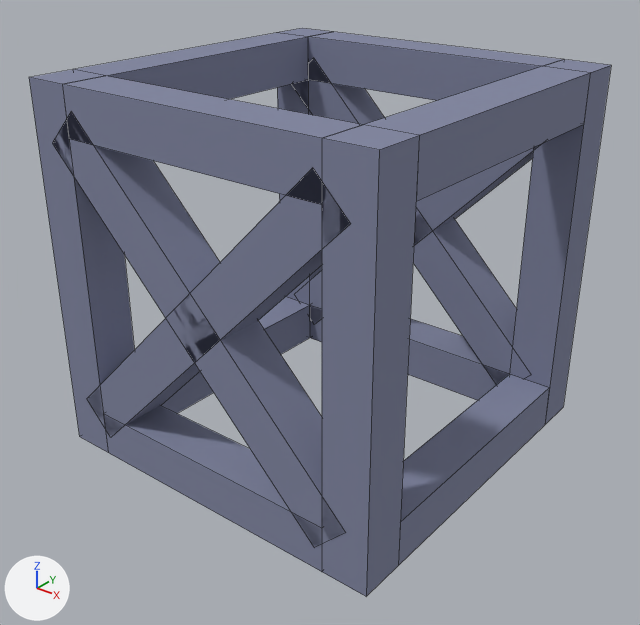
Renders of the OBJ model assets/mesh/scaffolding/model.obj from each side of a commit.
One viewpoint serves both versions: a 50 mm camera at (1.347, -1.721, 0.91) aimed at (0.018, -0.06, -0.12). Lighting does not change. The marker at lower left points along +X, +Y and +Z. Mesh edges are drawn as thin lines. Where no turn or scale is listed for an object, it has been applied to the vertices.
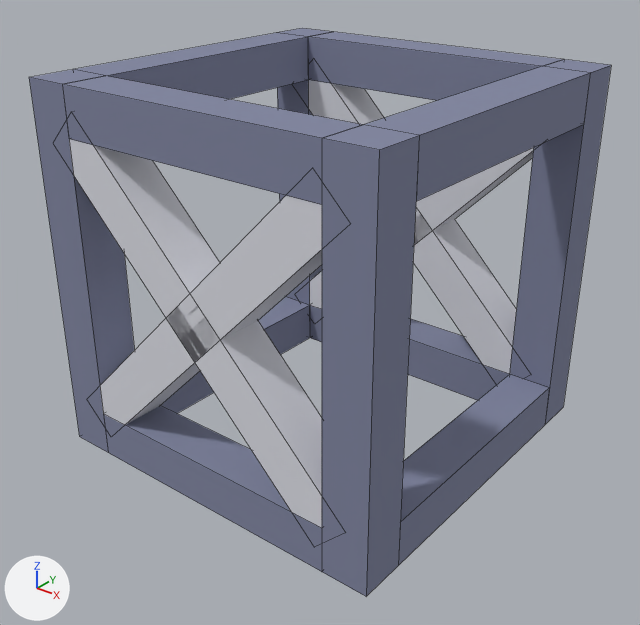
What differs and where, as boxes [x1, y1, x2, y2] in the pictures (640 x 625 px):
'cube.015', recoloured (blue to grey): [53, 114, 344, 547] in both
'cube.014', recoloured (blue to grey): [87, 169, 351, 436] in both
'cube.012', recoloured (blue to grey): [292, 59, 516, 384] in both
'cube.013', recoloured (blue to grey): [299, 145, 540, 325] in both

The edits, one by one:
Picture 'inner.png' (img_inner_png) is new.
Material 'm_b98e6797-a1e3-b82f-cd96-d60f7293c6c6' (mat_m_b98e6797_a1e3_b82f_cd96_d60f7293c6c6) is new.
Its texture is img_inner_png.
Its roughness is 1.0.
me_cube_012 has 8 vertices, 6 faces and spans x -0.442..0.442, y 0.375..0.5, z -0.442..0.442.
me_cube_012 no longer uses material mat_m_366d0deb_7a04_5867_fa11_bda4c32e140f (picture img_texture_png).
me_cube_012 now uses material mat_m_b98e6797_a1e3_b82f_cd96_d60f7293c6c6 (picture img_inner_png).
me_cube_013 has 8 vertices, 6 faces and spans x -0.442..0.442, y 0.375..0.5, z -0.442..0.442.
me_cube_013 no longer uses material mat_m_366d0deb_7a04_5867_fa11_bda4c32e140f (picture img_texture_png).
me_cube_013 now uses material mat_m_b98e6797_a1e3_b82f_cd96_d60f7293c6c6 (picture img_inner_png).
me_cube_014 has 8 vertices, 6 faces and spans x -0.442..0.442, y -0.5..-0.375, z -0.442..0.442.
me_cube_014 no longer uses material mat_m_366d0deb_7a04_5867_fa11_bda4c32e140f (picture img_texture_png).
me_cube_014 now uses material mat_m_b98e6797_a1e3_b82f_cd96_d60f7293c6c6 (picture img_inner_png).
me_cube_015 has 8 vertices, 6 faces and spans x -0.442..0.442, y -0.5..-0.375, z -0.442..0.442.
me_cube_015 no longer uses material mat_m_366d0deb_7a04_5867_fa11_bda4c32e140f (picture img_texture_png).
me_cube_015 now uses material mat_m_b98e6797_a1e3_b82f_cd96_d60f7293c6c6 (picture img_inner_png).
